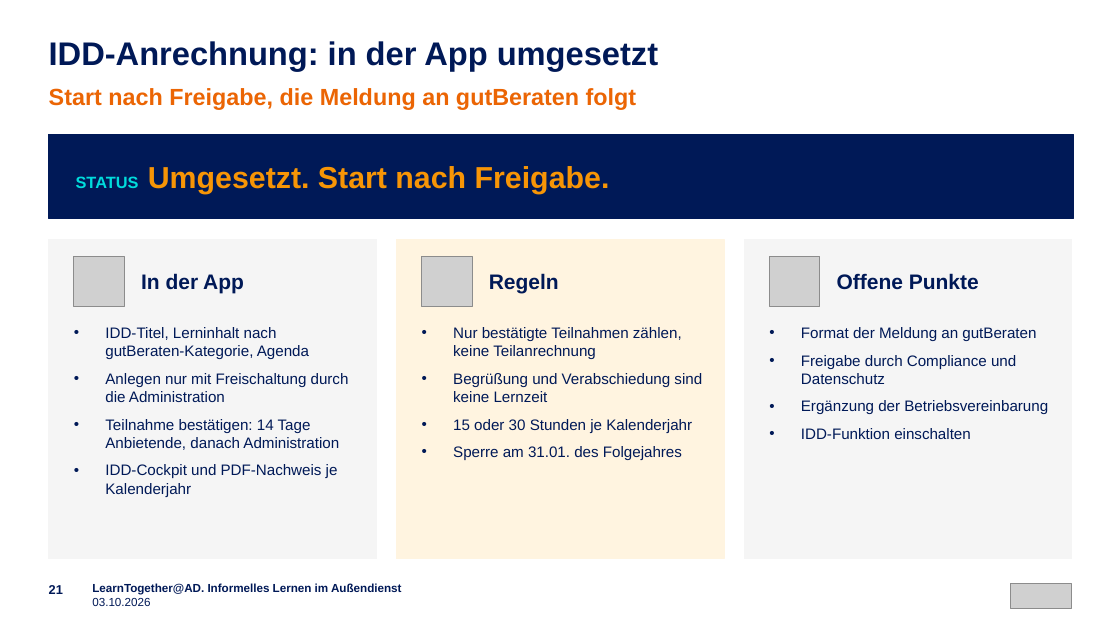
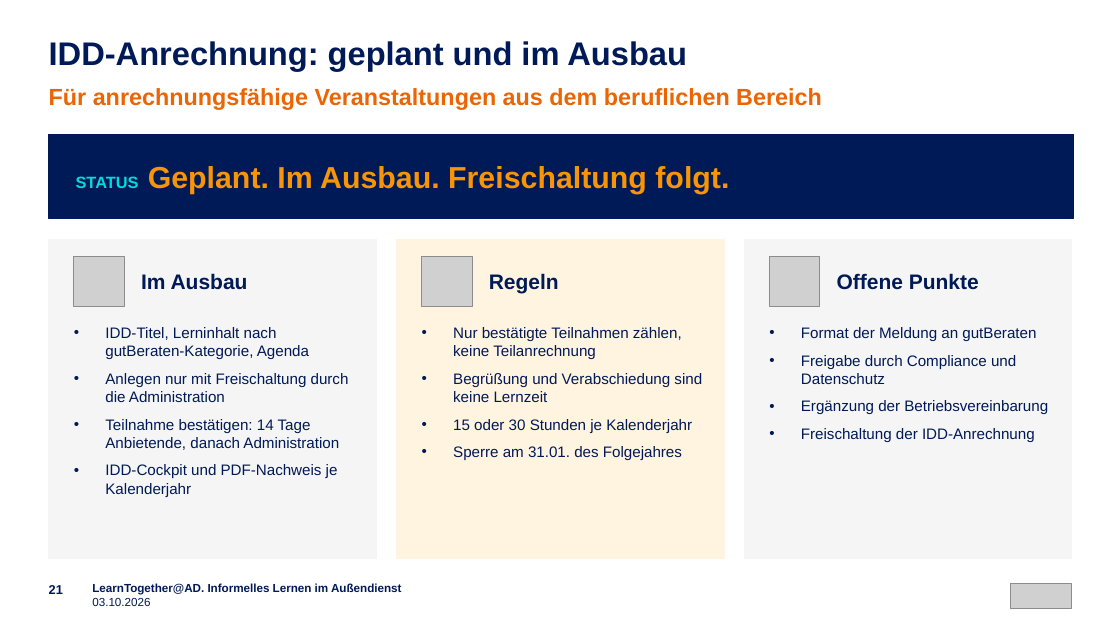
Before and after one commit to emplush/ruv_learntogether, a slide deck: slide 21 of docs/LearnTogether-AD_Praesentation.pptx. Drawn at 1120x630 pixels with LibreOffice and Linux fonts; fonts in the diff are those of the drawing; grey boxes stand for pictures. Boxes give left, top, right and bottom in pixels: in the first picture for what was removed or moved away, otherwise in the second. Text is boxed around its words. In the diff, an @@ line names an element or a change of style, - is before the commit and + after.

```diff
--- a/docs/LearnTogether-AD_Praesentation.pptx
+++ b/docs/LearnTogether-AD_Praesentation.pptx
@@ text at (49, 41, 687, 71): text changed @@
-IDD-Anrechnung: in der App umgesetzt
+IDD-Anrechnung: geplant und im Ausbau
@@ text at (49, 88, 822, 110): text changed @@
-Start nach Freigabe, die Meldung an gutBeraten folgt
+Für anrechnungsfähige Veranstaltungen aus dem beruflichen Bereich
@@ text at (76, 166, 729, 194): text changed @@
-STATUS Umgesetzt. Start nach Freigabe.
+STATUS Geplant. Im Ausbau. Freischaltung folgt.
@@ text at (141, 273, 248, 290): text changed @@
-In der App
+Im Ausbau
@@ text at (801, 428, 1035, 442): text changed @@
-• IDD-Funktion einschalten
+• Freischaltung der IDD-Anrechnung
```
Also in this commit, not shown: 5 other slides changed, 1 other file.
